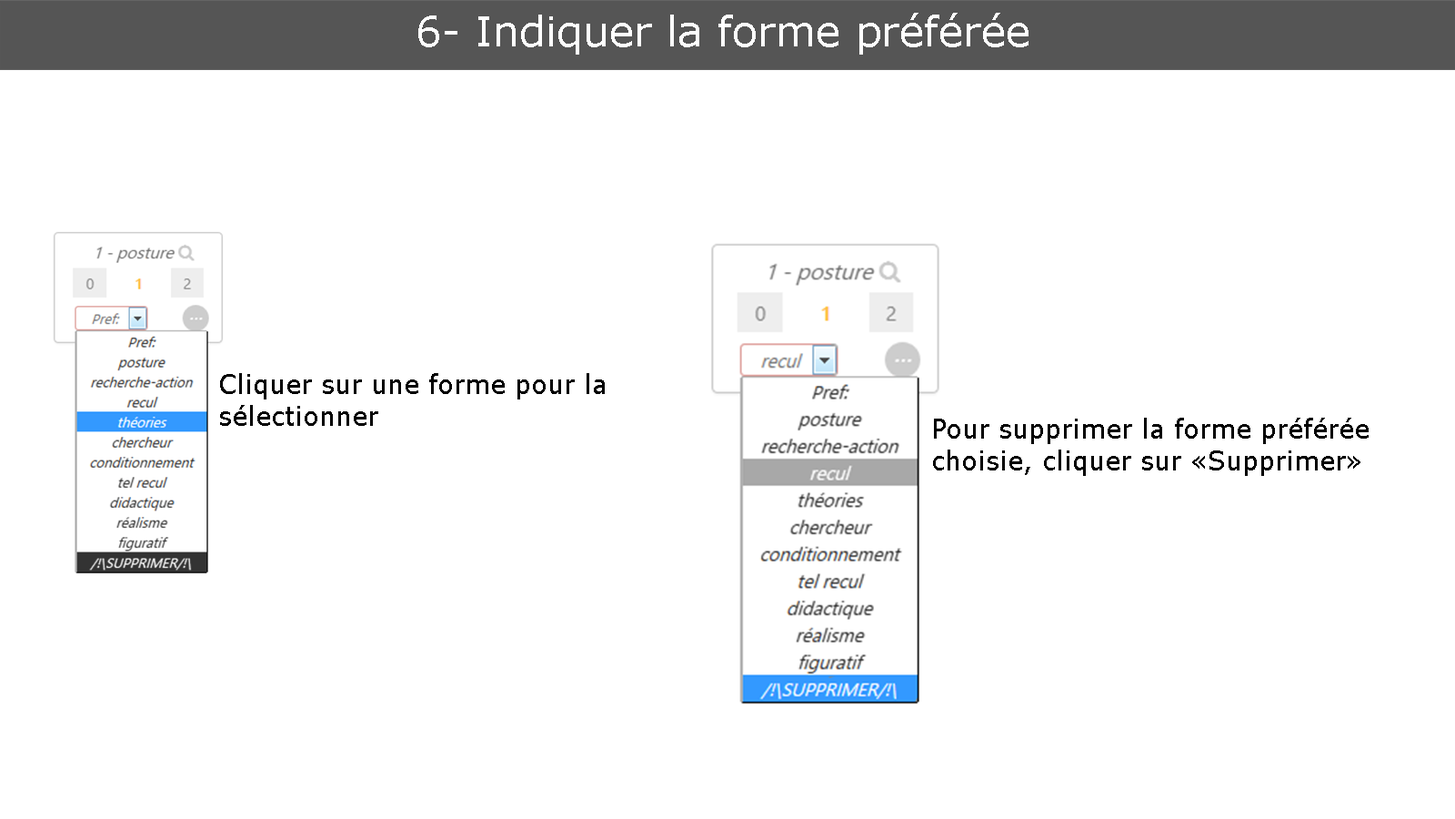
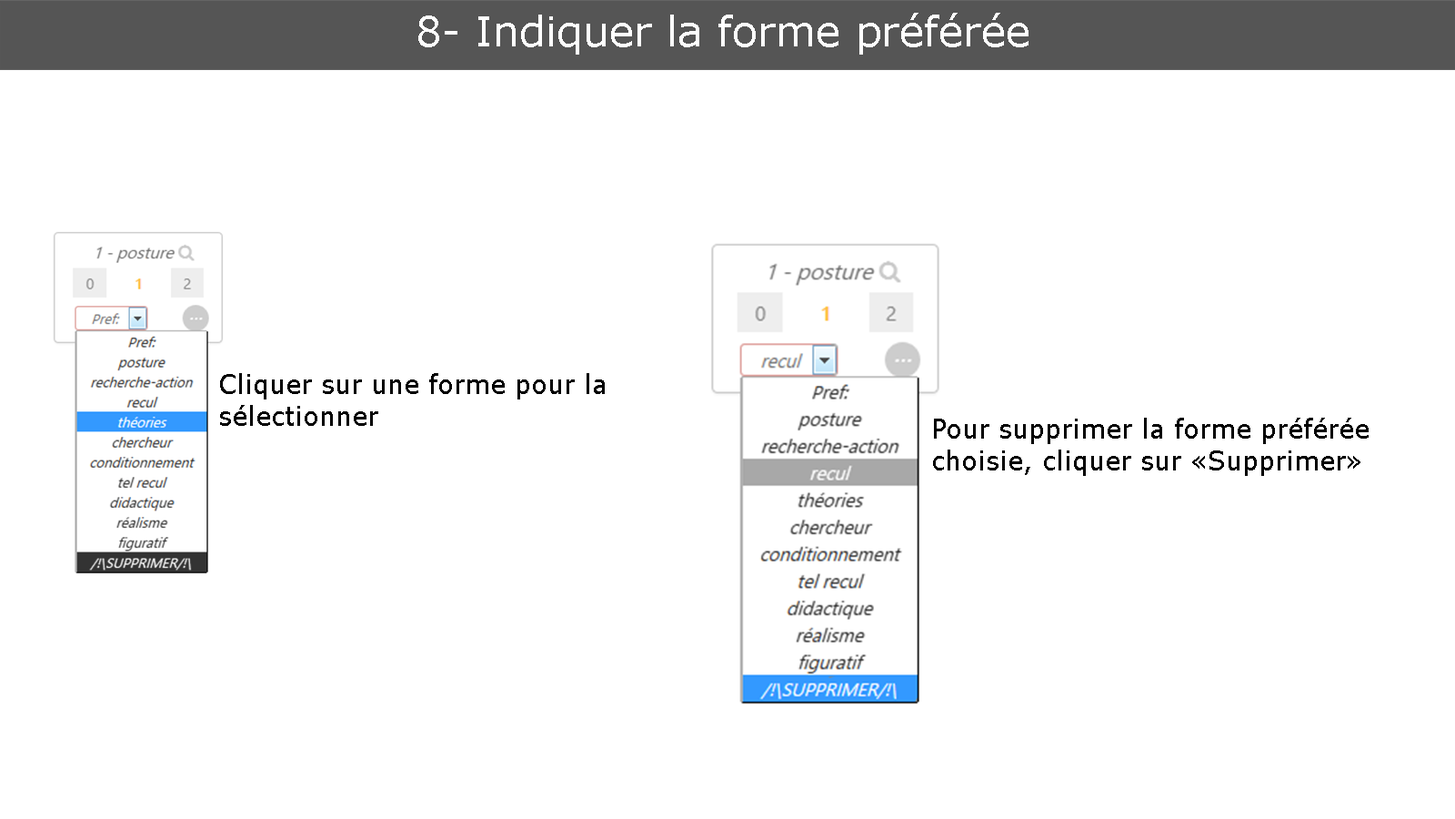
Two versions of the same layered image (1455×819). Layer-by-layer changes:
renamed "6- Indiquer la forme préférée" to "8- Indiquer la forme préférée", painted on it over [418,15,440,48]
